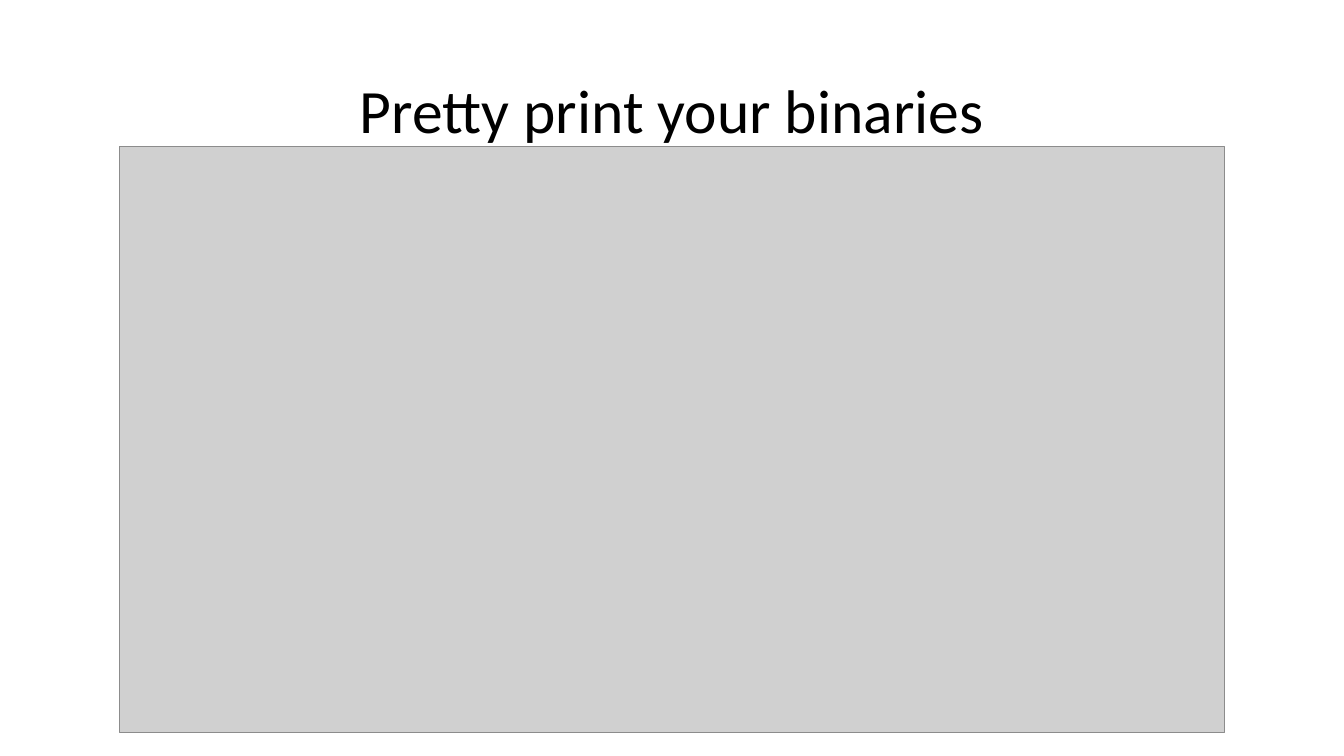
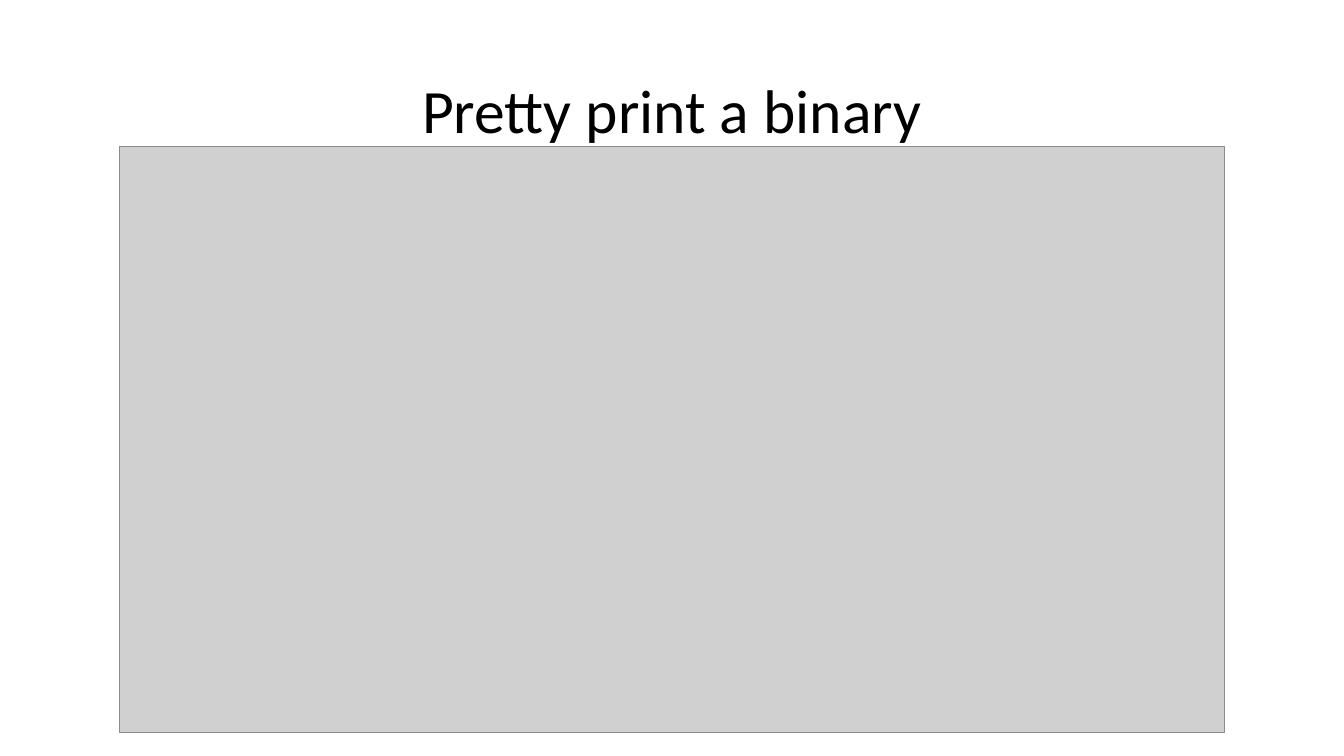
Before and after one commit to zebmason/PimplDotNet, a slide deck: slide 2 of PimplDotNet.pptx. Drawn at 1344x756 pixels with LibreOffice and Linux fonts; fonts in the diff are those of the drawing; grey boxes stand for pictures. Boxes give left, top, right and bottom in pixels: in the first picture for what was removed or moved away, otherwise in the second. Text is boxed around its words. In the diff, an @@ line names an element or a change of style, - is before the commit and + after.

```diff
--- a/PimplDotNet.pptx
+++ b/PimplDotNet.pptx
@@ title at (x1=422, y1=90, x2=921, y2=148): text changed @@
-Pretty print your binaries
+Pretty print a binary
```
Also in this commit, not shown: 5 other slides changed, 8 slides added.
